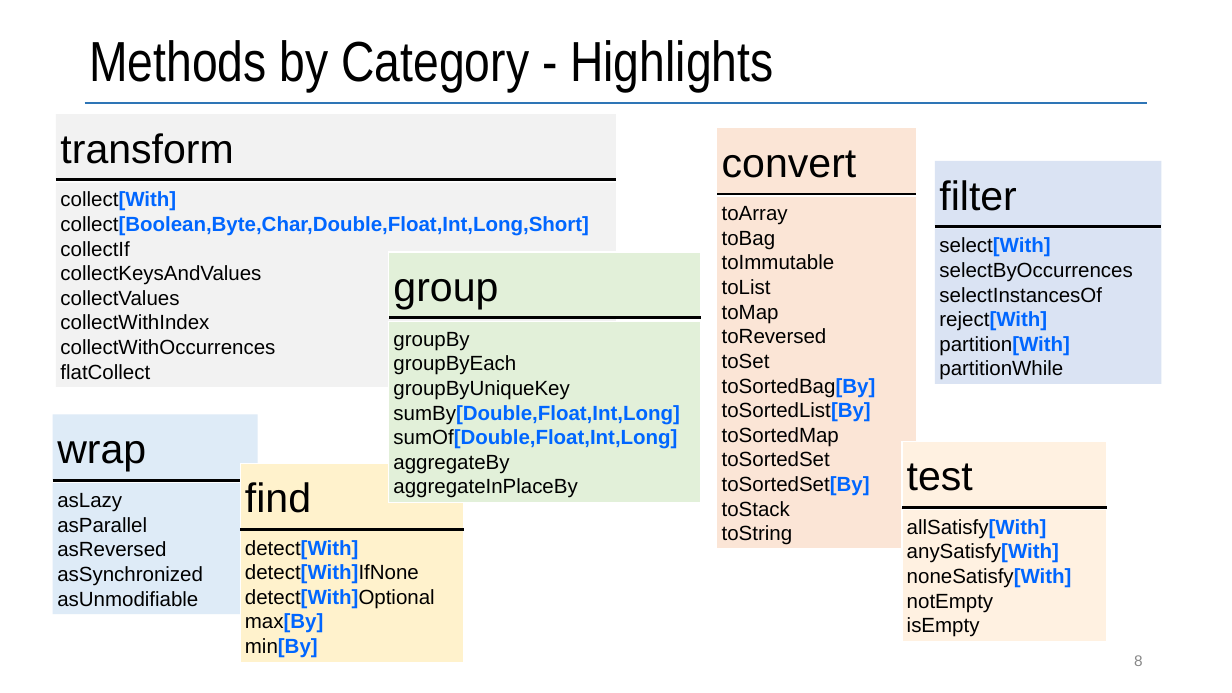
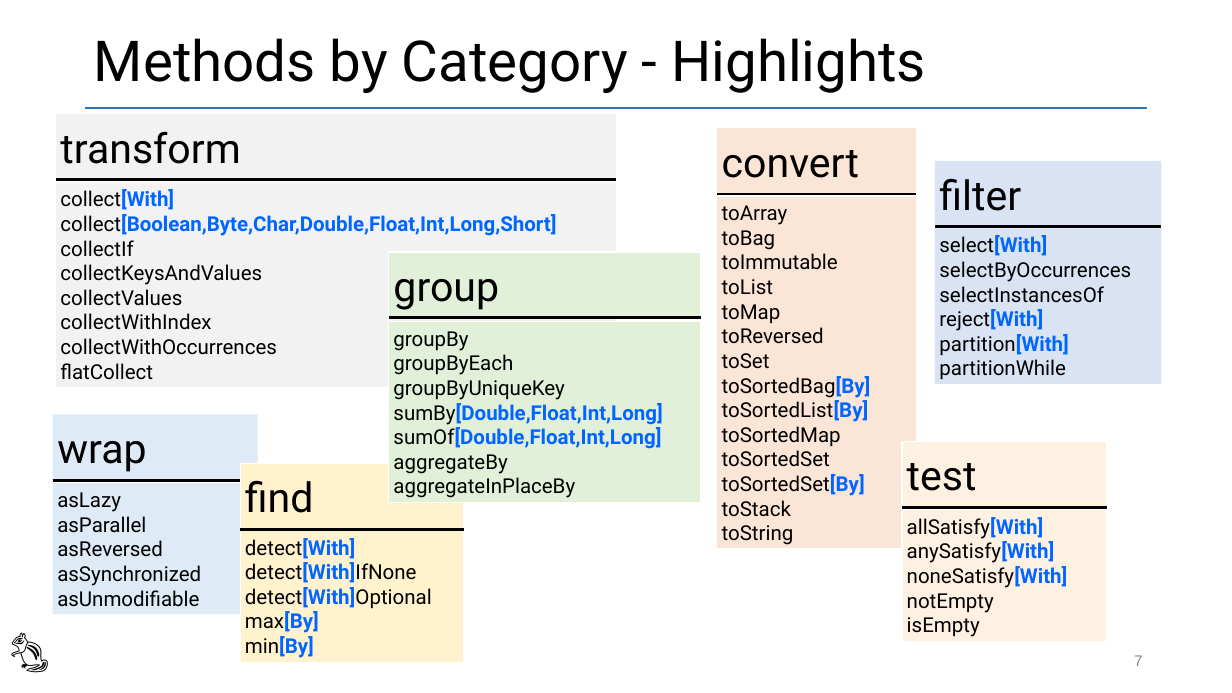
Before and after one commit to vmzakharov/refactor-to-ec-remake, a slide deck: slide 7 of RefactorToEcIntro.pptx (slide 8 before the commit). Drawn at 1232x693 pixels with LibreOffice and Linux fonts; fonts in the diff are those of the drawing. Boxes give left, top, right and bottom in pixels: in the first picture for what was removed or moved away, otherwise in the second. Text is boxed around its words. In the diff, an @@ line names an element or a change of style, - is before the commit and + after.

```diff
--- a/RefactorToEcIntro.pptx
+++ b/RefactorToEcIntro.pptx
@@ title "Methods by Category - Highlights": place and size @@
-title "Methods by Category - Highlights" at <box>89,40,773,91</box>
+title "Methods by Category - Highlights" at <box>85,23,1148,104</box>
@@ title "Methods by Category - Highlights" at <box>85,23,1148,104</box>: font Arial Narrow to Roboto; fill none to #FFFFFF @@
@@ line moved from (85, 103) - (1148, 103) to (85, 107) - (1148, 107) @@
@@ font Arial to Roboto in 13 elements at <box>60,131,240,164</box>, <box>55,183,616,387</box>, <box>57,441,146,472</box>, <box>53,483,258,615</box>, <box>722,150,859,178</box>, <box>717,197,916,547</box>, <box>939,178,1021,211</box>, <box>935,228,1162,384</box>, <box>907,463,977,491</box>, <box>902,509,1107,641</box>, <box>245,480,314,513</box>, <box>240,530,464,662</box>, <box>389,322,701,503</box> @@
@@ text added at <box>0,619,74,678</box>, 32 pt, text #000000 @@
+🐿️
@@ page number at <box>1134,655,1143,666</box>: text changed @@
-8
+7
```
Also in this commit, not shown: 15 other slides changed, 1 slide added, 1 other file.
